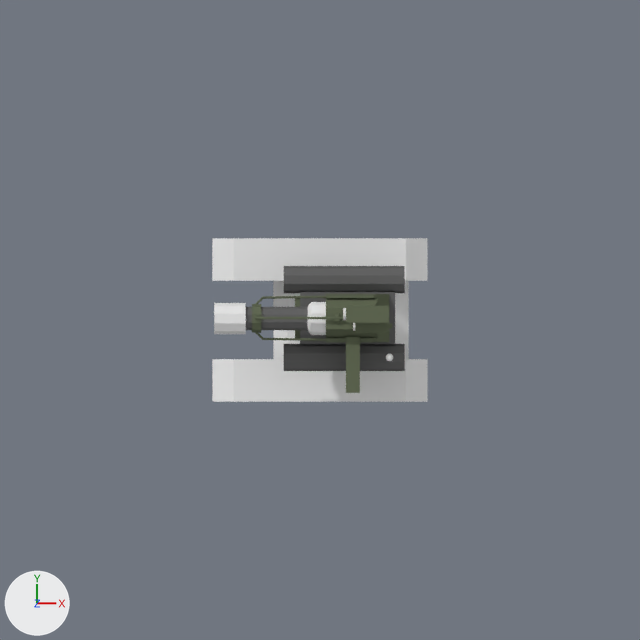
The Blender file src/main/resources/Models/robot/robot.blend as it was, and as the next commit left it.
Both versions are drawn from the file's camera 'TileCamera'. Lighting does not change. The marker at lower left points along +X, +Y and +Z.

The first picture shows 'Bottom', 'Cylinder_left', 'Cylinder_right', 'Track_left', 'Track_right', 'Turret_base', 'Turret_end', 'Turret_mid'.
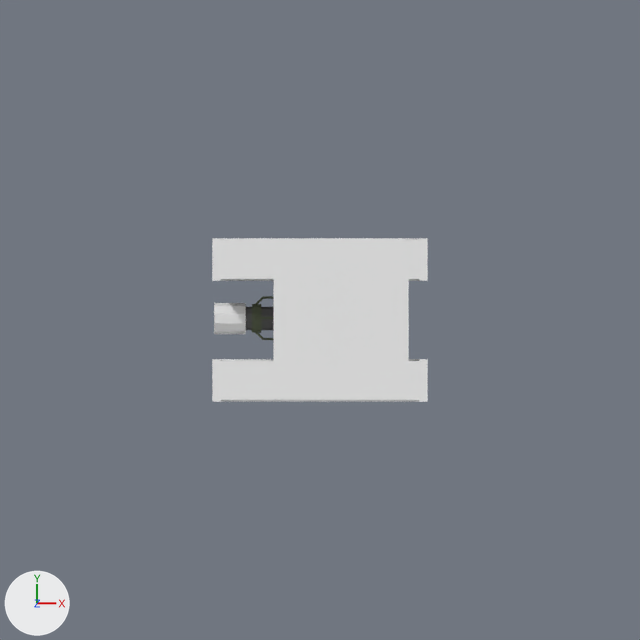
Pixel boxes (x1, y1, x2, y2) of what changed, in the pictures (640 x 640 px):
'Bound', added
    after: (212, 238, 428, 402)
'Track_left', unchanged, covered by the edit
    before: (212, 359, 428, 402)
    after: (221, 359, 419, 402)
'Track_right', unchanged, covered by the edit
    before: (212, 238, 428, 281)
    after: (221, 238, 419, 281)
'Cylinder_right', unchanged, covered by the edit
    before: (284, 266, 405, 293)
'Cylinder_left', unchanged, covered by the edit
    before: (284, 344, 405, 371)

What changed in the scene script:
```text
Add mat_bound:
    mat_bound = diffuse_material('Bound')
    mat_bound.base_color = (0.8, 0.8, 0.8)  # white #e7e7e7
Add me_plane:
    me_plane.from_pydata(...)  # 90 vertices, 47 faces; spans x -0.664..0.68, y -0.502..0.518, z -0.13..1.35
    me_plane.materials.append(mat_bound)  # white #e7e7e7
Add ob_bound:
    ob_bound = bpy.data.objects.new('Bound', me_plane)
    ob_bound.location = (-0.01, -0.01, 0.23)
    ob_bound.scale = (1.5, 1.5, 1.5)
```
